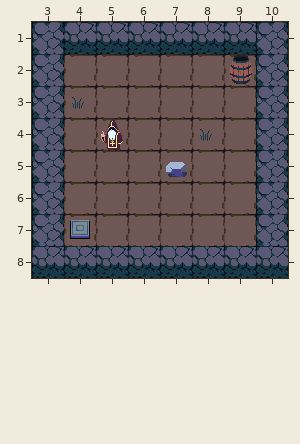
Tiled map (JSON) -- maps/level5.tmj. This is how it looked before the edit.
Cells are 32x32 px. Shown: x 3..10, y 1..8.
And afterwards:
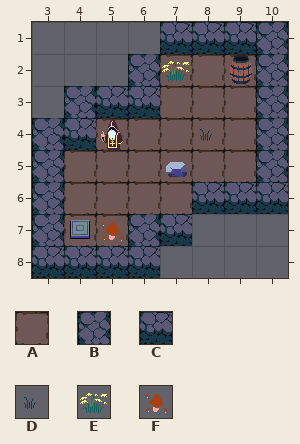
Key: from "tiles": A 0, B 17, C 18, D 124, E 329, F 341.
_ is an empty cell, # one hidden under a higher layer.
The edit:
Layer "Ground":
y 1: x 3..6 BCCC -> ____
y 2: x 3..6 BAAA -> ____
y 3: x 3..5 BAA -> ___
y 6: x 8 A -> _; x 10 B -> _
y 7: x 7..10 AA#B -> ____
y 8: x 7..10 CCCC -> ____
Layer "Decoration":
y 2: x 6..7 __ -> BE
y 3: x 4..6 D__ -> BCC
y 4: x 4 _ -> C
y 6: x 8..10 _A_ -> CCC
y 7: x 5..7 ___ -> FBC; x 9 A -> _
Changed places in both pictures, as pixel boxes (x1, y1, x2, y2):
changed: (32, 22, 189, 150)
changed: (101, 182, 288, 278)
